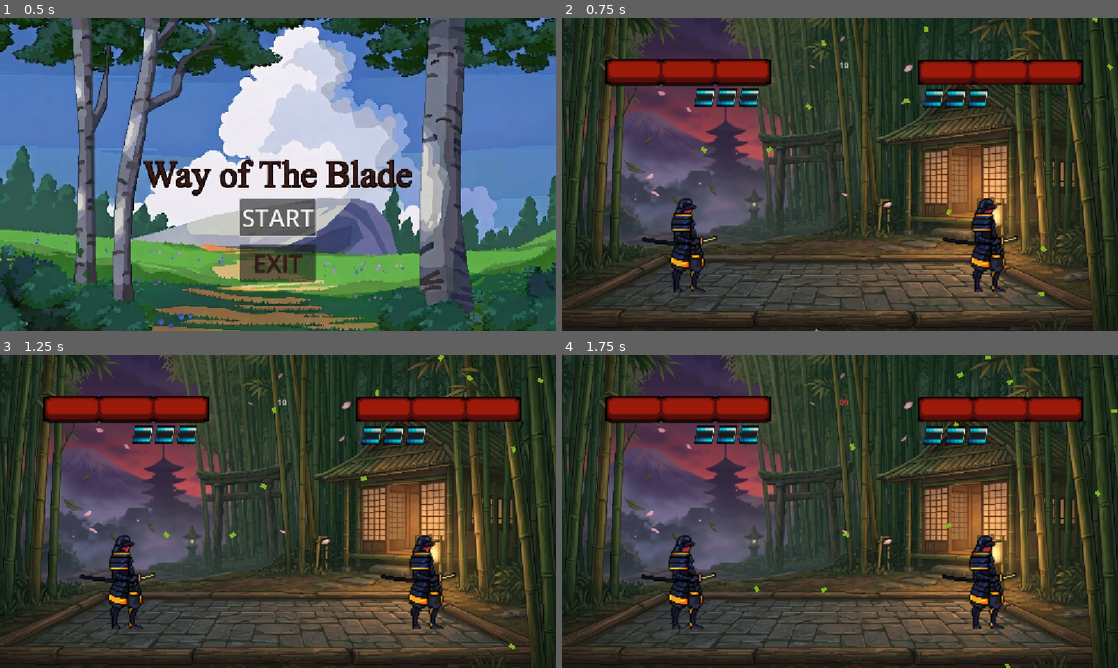
Above: before the commit, frames 1-4 (two rows, left to right).
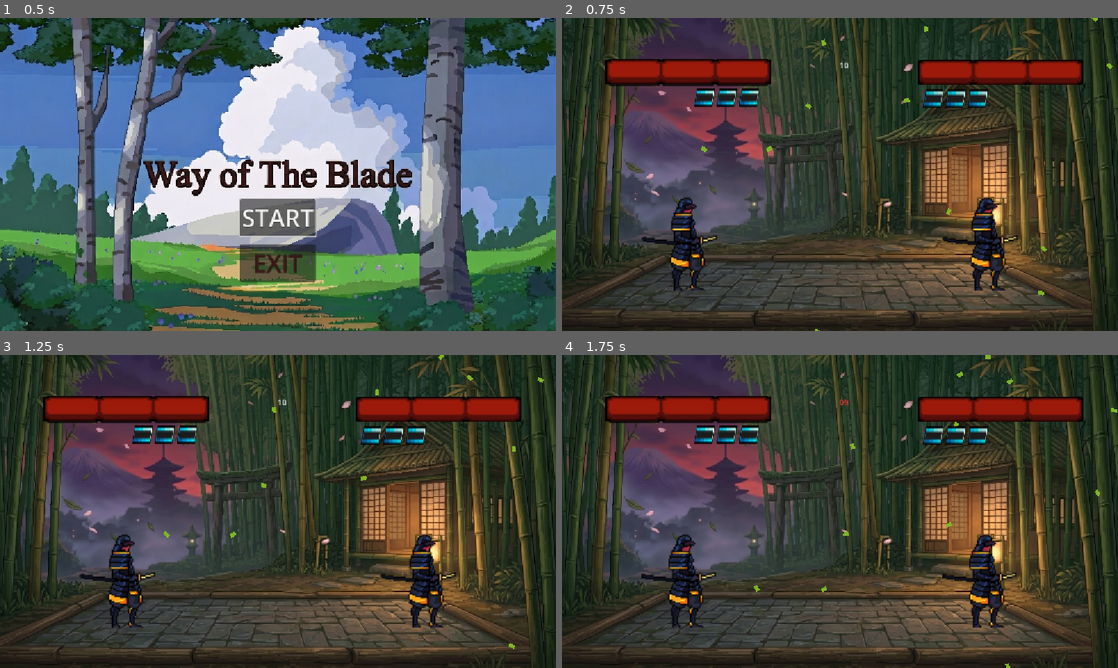
Above: after the commit, the same moments.

Repository: ianRHS/Way-of-the-blade-
Game: Godot game, scene res://Scenes/MainMenu.tscn
The game is run twice, just before and just after one commit, with the same random seed, the same clock (stepped at 60 frames per second) and the same inputs.
Inputs:
- Up to frame 1 (0.5 s): no input
- Up to frame 2 (0.75 s): click "START" at 0.5 s
- Up to frame 3 (1.25 s): no input
- Up to frame 4 (1.75 s): no input

Frame 1 is identical in both runs. In frame 2, 1.9% of the frame differs, in the area x 9-100%, y 0-100%; in frame 3, 1.9%, in the area x 9-98%, y 0-95%; in frame 4, 1.9%.

Commit message:
Added Arena camera zoom boundary
Since I added camera zoom when a player dies, it zooms in on the fatal hit, but I notice that the camera zooms out and shows the gray background, distracting the players from the fight and looks bad. I added limits to how much the camera can zoom so that the camera doesn't go out of bounds and see the gray background.

Diff:
--- a/Scenes/Main.tscn
+++ b/Scenes/Main.tscn
@@ -106,6 +106,7 @@
 
 [node name="VictoryMenu" type="CanvasLayer" parent="." unique_id=747801022]
 process_mode = 3
+visible = false
 script = ExtResource("8_vy5pj")
 
 [node name="Control" type="Control" parent="VictoryMenu" unique_id=329348348]
--- a/Scripts/Camera.gd
+++ b/Scripts/Camera.gd
@@ -8,6 +8,11 @@
 var default_pos: Vector2 = Vector2.ZERO
 var target_pos: Vector2 = Vector2.ZERO
 
+@export var arena_left: int = 0
+@export var arena_right: int = 1152
+@export var arena_top: int = 0
+@export var arena_bottom: int = 648
+
 func _ready() -> void:
 	# Register self with Global manager on load
 	Global.camera = self
@@ -15,6 +20,12 @@
 	target_zoom = zoom
 	default_pos = global_position
 	target_pos = global_position
+
+	# Add limits to camera zoom
+	limit_left = arena_left
+	limit_right = arena_right
+	limit_top = arena_top
+	limit_bottom = arena_bottom
 
 func _process(delta: float) -> void:
 	# Smoothly interpolate zoom level and position towards targets
@@ -37,7 +48,15 @@
 
 func trigger_fatal_zoom(focus_pos: Vector2, zoom_factor: float = 1.4) -> void:
 	target_zoom = default_zoom * zoom_factor
-	target_pos = focus_pos
+	var viewport_size = get_viewport_rect().size / target_zoom
+	var min_x = arena_left + (viewport_size.x / 2.0)
+	var max_x = arena_right - (viewport_size.x / 2.0)
+	var min_y = arena_top + (viewport_size.y / 2.0)
+	var max_y = arena_bottom - (viewport_size.y / 2.0)
+
+	target_pos.x = clamp(focus_pos.x, min_x, max_x)
+	target_pos.y = clamp(focus_pos.y, min_y, max_y)
+
 
 # Reset camera position and zoom level back to neutral
 func reset_zoom() -> void:
